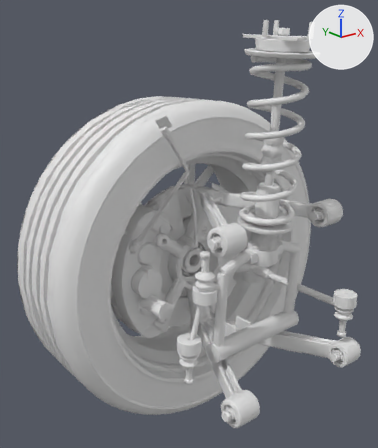
The glTF model web/public/assets/corner-rl.lod1.glb, before and after one commit.
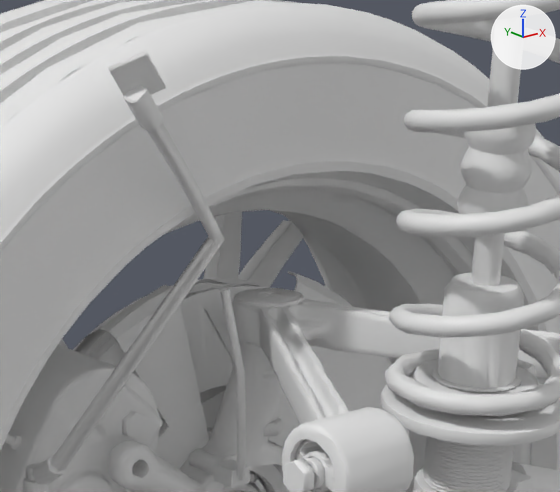
Each version appears first whole from a camera (50 mm lens) standing at (-2.251, -0.226, 0.899) and looking at (-1.499, 0.714, 0.523), and next in a close-up on the part from 32% to 77% of the width and 22% to 56% of the height. The lights are fixed; the arrows at upper right show +X, +Y and +Z. The older version's two pictures come first. Where no turn or scale is listed for an object, it has been applied to the vertices. Vertices at exactly the same position are counted once.
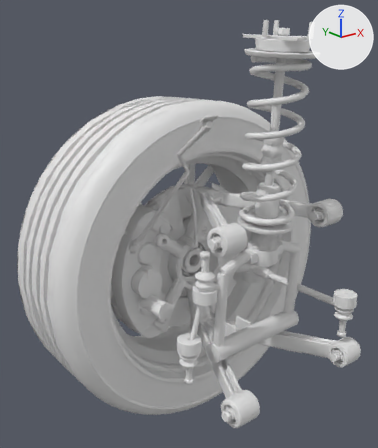
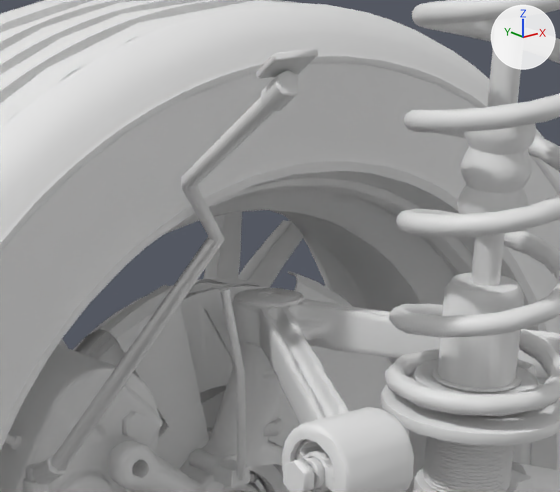
Where the newer file only moved an object's origin or applied its transform, the numbers keep the older frame.

The change in detail:
me_mesh_1 is used by ob_mesh_1; location (-1.998, 0.8743, 0.2323).
me_mesh_1 had 155 vertices, 286 faces and spanned x 0.336..0.474, y -0.241..-0.141, z 0.248..0.562.
me_mesh_1 now has 160 vertices, 296 faces and spans x 0.336..0.474, y -0.386..-0.141, z 0.248..0.574.
me_mesh_1 part 1: a new loose piece of 26 vertices spanning x 0.37..0.391, y -0.376..-0.347, z 0.537..0.561, in mat_steel_zinc (white #e7e7e7).
me_mesh_1 part 2: a new loose piece of 20 vertices spanning x 0.362..0.394, y -0.386..-0.353, z 0.556..0.574, in mat_steel_dark (white #e7e7e7).
me_mesh_1 part 3: the loose piece of 29 vertices spanning x 0.371..0.397, y -0.236..-0.218, z 0.511..0.54 is deleted.
me_mesh_1 part 4: the loose piece of 18 vertices spanning x 0.36..0.396, y -0.241..-0.217, z 0.528..0.562 is deleted.
Part 5, on me_mesh_1:
17 vertices are removed from x 0.346..0.472, y -0.232..-0.143, z 0.269..0.536.
78 faces are deleted.
3 vertices move within x 0.352..0.431, y -0.212..-0.16, z 0.271..0.477.
23 vertices are added at x 0.34..0.472, y -0.372..-0.147, z 0.249..0.557.
47 new faces join them, mat_rubber (white #e7e7e7).
43 new faces join them, mat_steel_zinc (white #e7e7e7).

Pixel boxes (x1, y1, x2, y2) of what changed, in the close-ups (560 x 492 px; the box of a moved part takes in the faces that stretch with it):
'Mesh_1', reshaped
    before: (23, 51, 225, 492)
    after: (23, 48, 318, 492)
part 1 of me_mesh_1, added
    after: (260, 70, 300, 111)
part 2 of me_mesh_1, added
    after: (256, 48, 318, 79)
part 3 of me_mesh_1, deleted
    before: (124, 86, 163, 131)
part 4 of me_mesh_1, deleted
    before: (108, 51, 166, 97)
part 5 of me_mesh_1, moved or reshaped
    before: (27, 122, 225, 481)
    after: (27, 97, 275, 481)
